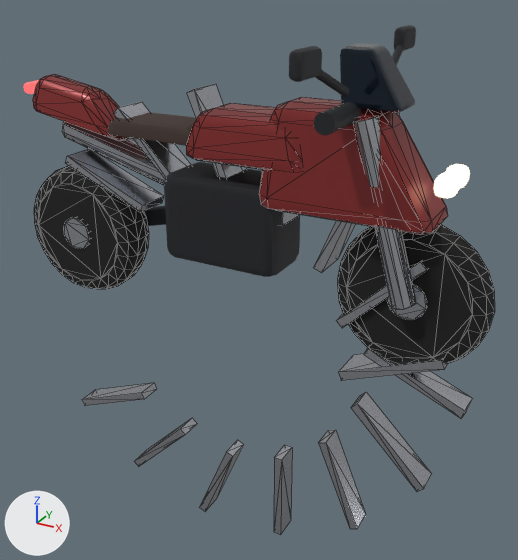
An edit to the glTF model SeatAtTheTable/public/assets/world/vehicles/sportbike.glb, drawn before and after from the same camera.
One viewpoint serves both versions: a 50 mm lens placed at (12.0, -19.3, 11.4), pointed at (1.0, 0.8, 1.4). The lights are fixed; the arrows at lower left show +X, +Y and +Z. The picture after the commit comes second. Mesh edges are drawn as thin lines on the coarser meshes. Where no turn or scale is listed for an object, it has been applied to the vertices. Vertices at exactly the same position are counted once.

Script lines for the objects in view, before the commit:
```python
me_cylinder = bpy.data.meshes.new('Cylinder')
me_cylinder.from_pydata(...)  # 144 vertices, 284 faces; spans x -2.4..2.4, y -0.75..0.75, z -2.4..2.4
me_cylinder.materials.append(mat_tyre)  # black #141414
me_cylinder_001 = bpy.data.meshes.new('Cylinder.001')
me_cylinder_001.from_pydata(...)  # 92 vertices, 148 faces; spans x -1.0..1.0, y -0.56..0.56, z -0.1..0.1
me_cylinder_001.materials.append(mat_chrome)  # light grey #c7cad1
me_cylinder_003 = bpy.data.meshes.new('Cylinder.003')
me_cylinder_003.from_pydata(...)  # 92 vertices, 148 faces; spans x -1.0..1.0, y -0.75..0.75, z -0.07..0.07
me_cylinder_003.materials.append(mat_chrome)  # light grey #c7cad1
ob_wheel_front_spokes = bpy.data.objects.new('wheel-front-spokes', me_cylinder_003)
ob_wheel_front_spokes.location = (0.92, 0.0, -2.84)
ob_wheel_front_spokes.rotation_euler = (1.571, 0.0, 0.0)  # degrees (90, 0, 0)
ob_wheel_front_spokes.scale = (7.75, 7.75, 7.75)
ob_wheel_rear_spokes = bpy.data.objects.new('wheel-rear-spokes', me_cylinder_001)
ob_wheel_rear_spokes.location = (0.2, 0.0, 3.57)
ob_wheel_rear_spokes.rotation_euler = (1.571, 0.0, 0.0)  # degrees (90, 0, 0)
ob_wheel_rear_spokes.scale = (7.73, 7.73, 7.73)
ob_wheel_rear_tyre = bpy.data.objects.new('wheel-rear-tyre', me_cylinder)
ob_wheel_rear_tyre.location = (-5.8, 0.0, 2.4)
# also in view: 'part-glass' at (5.1, 0.0, 8.6); 'part-trim' at (-0.5, 0.0, 5.9); 'part-seat' at (-2.2, 0.0, 6.5); 'wheel-front-tyre' at (6.6, 0.0, 2.4); 'part-chrome' at (0.0, 0.0, 5.0)
```
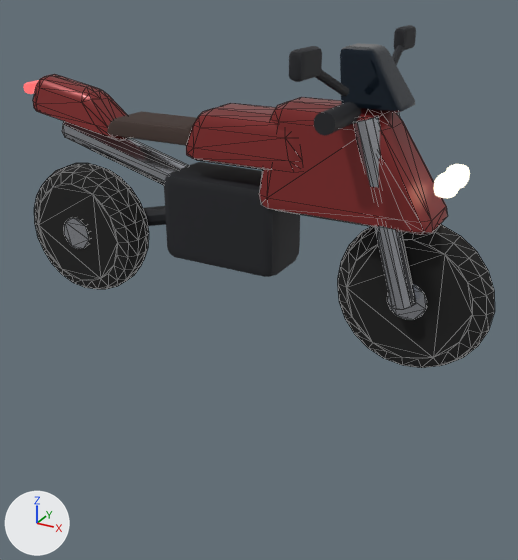
Location of each change, (x1, y1, x2, y2) in pixels of the pictures (518 x 560 px; the box of a moved part takes in the faces that stretch with it):
'wheel-front-spokes', reshaped, moved, rescaled: before (82, 284, 473, 535); after (387, 284, 427, 320)
'wheel-rear-spokes', reshaped, moved, rescaled: before (64, 84, 448, 381); after (64, 218, 90, 249)
part 1 of me_cylinder_003, moved or reshaped (not visible afterwards): before (364, 347, 473, 418)
part 2 of me_cylinder_003, moved or reshaped (not visible afterwards): before (351, 392, 431, 492)
part 3 of me_cylinder_003, moved or reshaped (not visible afterwards): before (318, 430, 366, 529)
part 4 of me_cylinder_003, moved or reshaped (not visible afterwards): before (274, 445, 292, 535)
part 5 of me_cylinder_003, moved or reshaped (not visible afterwards): before (200, 440, 244, 512)
part 6 of me_cylinder_003, moved or reshaped (not visible afterwards): before (134, 418, 197, 467)
part 7 of me_cylinder_003, moved or reshaped (not visible afterwards): before (82, 383, 157, 406)
part 8 of me_cylinder_001, moved or reshaped (not visible afterwards): before (66, 149, 164, 212)
part 9 of me_cylinder_001, moved or reshaped (not visible afterwards): before (113, 102, 191, 178)
part 10 of me_cylinder_001, moved or reshaped (not visible afterwards): before (186, 84, 246, 178)
part 11 of me_cylinder_001, moved or reshaped (not visible afterwards): before (281, 211, 300, 226)
part 12 of me_cylinder_001, moved or reshaped (not visible afterwards): before (314, 220, 355, 273)
part 13 of me_cylinder_001, moved or reshaped (not visible afterwards): before (336, 261, 428, 328)
part 14 of me_cylinder_001, moved or reshaped (not visible afterwards): before (338, 354, 448, 381)

Edits to the bpy script that builds the scene:
```text
Change me_cylinder_003:
    used by ob_wheel_front_spokes; location = (0.92, 0.0, -2.84); rotation_euler = (1.571, 0.0, 0.0), in degrees (90, 0, 0); scale = (7.75, 7.75, 7.75)
    remove me_cylinder_003.from_pydata(...)  # 92 vertices, 148 faces; spans x -1.0..1.0, y -0.75..0.75, z -0.07..0.07
    add me_cylinder_003.from_pydata(...)  # 92 vertices, 148 faces; spans x -1.0..1.0, y -1.0..1.0, z -0.3..0.3
    me_cylinder_003 part 1: the loose piece of 8 vertices spanning x 0.57..1.0, y 0.22..0.43, z -0.05..0.05 is scaled about its middle by 4.48, then moved by (-0.79, -0.33, 0.0)
    me_cylinder_003 part 2: the loose piece of 8 vertices spanning x 0.53..0.87, y -0.19..0.15, z -0.05..0.05 is scaled about its middle by 4.48, then moved by (-0.7, 0.02, 0.0)
    me_cylinder_003 part 3: the loose piece of 8 vertices spanning x 0.39..0.6, y -0.52..-0.09, z -0.05..0.05 is scaled about its middle by 4.48, then moved by (-0.49, 0.3, 0.0)
    me_cylinder_003 part 4: the loose piece of 8 vertices spanning x 0.17..0.21, y -0.71..-0.26, z -0.05..0.05 is scaled about its middle by 4.48, then moved by (-0.19, 0.49, 0.0)
    me_cylinder_003 part 5: the loose piece of 8 vertices spanning x -0.26..-0.05, y -0.75..-0.33, z -0.05..0.05 is scaled about its middle by 4.48, then moved by (0.16, 0.54, 0.0)
    me_cylinder_003 part 6: the loose piece of 8 vertices spanning x -0.67..-0.33, y -0.63..-0.28, z -0.05..0.05 is scaled about its middle by 4.48, then moved by (0.5, 0.45, 0.0)
    me_cylinder_003 part 7: the loose piece of 8 vertices spanning x -1.0..-0.57, y -0.35..-0.14, z -0.05..0.05 is scaled about its middle by 4.48, then moved by (0.79, 0.25, 0.0)
    other edits to the shape of me_cylinder_003 do not show in these pictures
Change me_cylinder_001:
    used by ob_wheel_rear_spokes; location = (0.2, 0.0, 3.57); rotation_euler = (1.571, 0.0, 0.0), in degrees (90, 0, 0); scale = (7.73, 7.73, 7.73)
    remove me_cylinder_001.from_pydata(...)  # 92 vertices, 148 faces; spans x -1.0..1.0, y -0.56..0.56, z -0.1..0.1
    add me_cylinder_001.from_pydata(...)  # 92 vertices, 148 faces; spans x -1.0..1.0, y -1.0..1.0, z -0.45..0.45
    me_cylinder_001 part 8: the loose piece of 8 vertices spanning x -0.81..-0.39, y 0.01..0.22, z -0.08..0.08 is scaled about its middle by 4.47, then moved by (0.6, -0.11, 0.0)
    me_cylinder_001 part 9: the loose piece of 8 vertices spanning x -0.51..-0.16, y 0.12..0.46, z -0.08..0.08 is scaled about its middle by 4.47, then moved by (0.34, -0.29, 0.0)
    me_cylinder_001 part 10: the loose piece of 8 vertices spanning x -0.13..0.08, y 0.14..0.56, z -0.08..0.08 is scaled about its middle by 4.47, then moved by (0.03, -0.35, 0.0)
    me_cylinder_001 part 11: the loose piece of 8 vertices spanning x 0.26..0.3, y 0.06..0.51, z -0.08..0.08 is scaled about its middle by (4.45, 4.46, 4.47), then moved by (-0.28, -0.29, 0.0)
    me_cylinder_001 part 12: the loose piece of 8 vertices spanning x 0.44..0.65, y -0.1..0.33, z -0.08..0.08 is scaled about its middle by 4.46, then moved by (-0.55, -0.11, 0.0)
    me_cylinder_001 part 13: the loose piece of 8 vertices spanning x 0.55..0.9, y -0.32..0.02, z -0.08..0.08 is scaled about its middle by 4.47, then moved by (-0.72, 0.15, 0.0)
    me_cylinder_001 part 14: the loose piece of 8 vertices spanning x 0.57..1.0, y -0.56..-0.36, z -0.08..0.08 is scaled about its middle by 4.47, then moved by (-0.79, 0.46, 0.0)
    other edits to the shape of me_cylinder_001 do not show in these pictures
Change ob_wheel_front_spokes:
    ob_wheel_front_spokes.location: (0.92, 0.0, -2.84) -> (6.6, 0.0, 2.4)
    ob_wheel_front_spokes.scale: (7.75, 7.75, 7.75) -> (1.73, 1.73, 1.73)
Change ob_wheel_rear_spokes:
    ob_wheel_rear_spokes.location: (0.2, 0.0, 3.57) -> (-5.8, 0.0, 2.4)
    ob_wheel_rear_spokes.scale: (7.73, 7.73, 7.73) -> (1.73, 1.73, 1.73)
```
